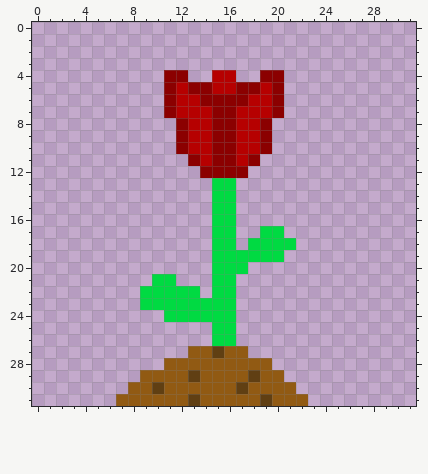
One commit to this pixel-art sprite: res/Red_Tulip.png. The first picture shows the starting point.
The file is 32x32 pixels.
And afterwards:
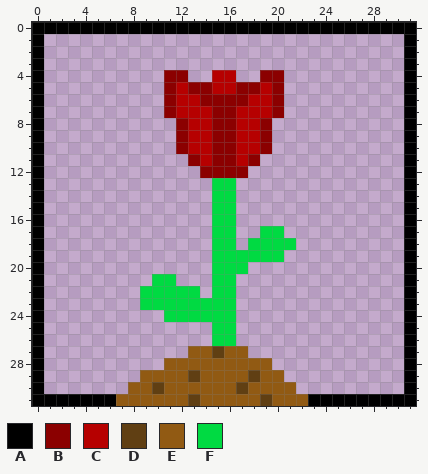
Palette (. is transparent): A #000000  B #8b0000  C #b60000  D #603f13  E #915a13  F #00da42
Edits made:
y 0: x 0..31 ................................ -> AAAAAAAAAAAAAAAAAAAAAAAAAAAAAAAA
y 1..30: x 0 . -> A; x 31 . -> A
y 31: x 0..6 ....... -> AAAAAAA; x 23..31 ......... -> AAAAAAAAA
